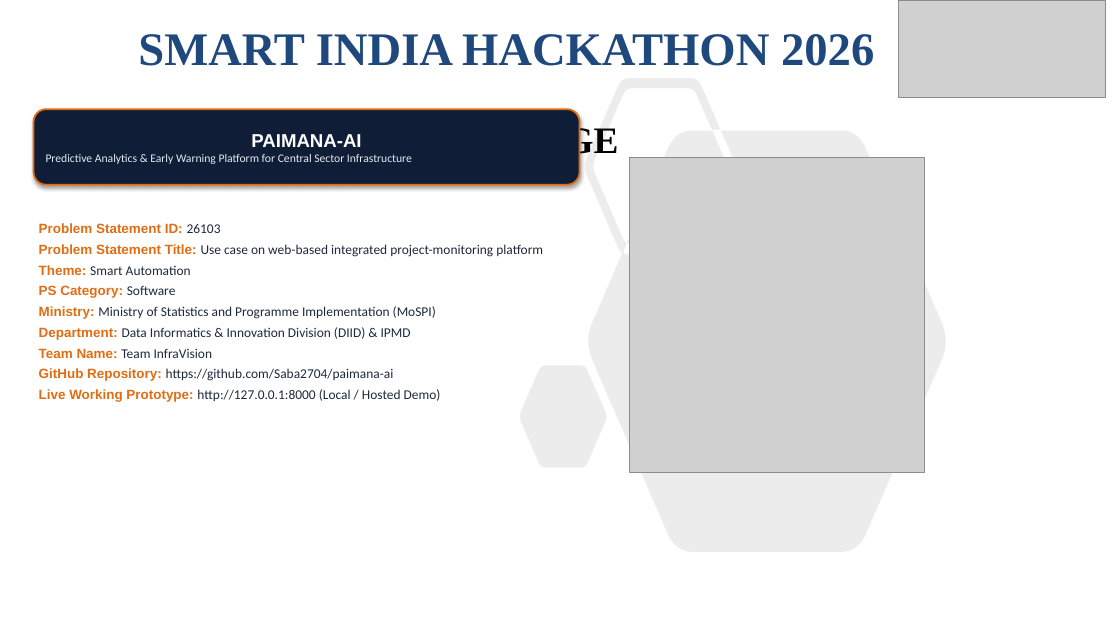
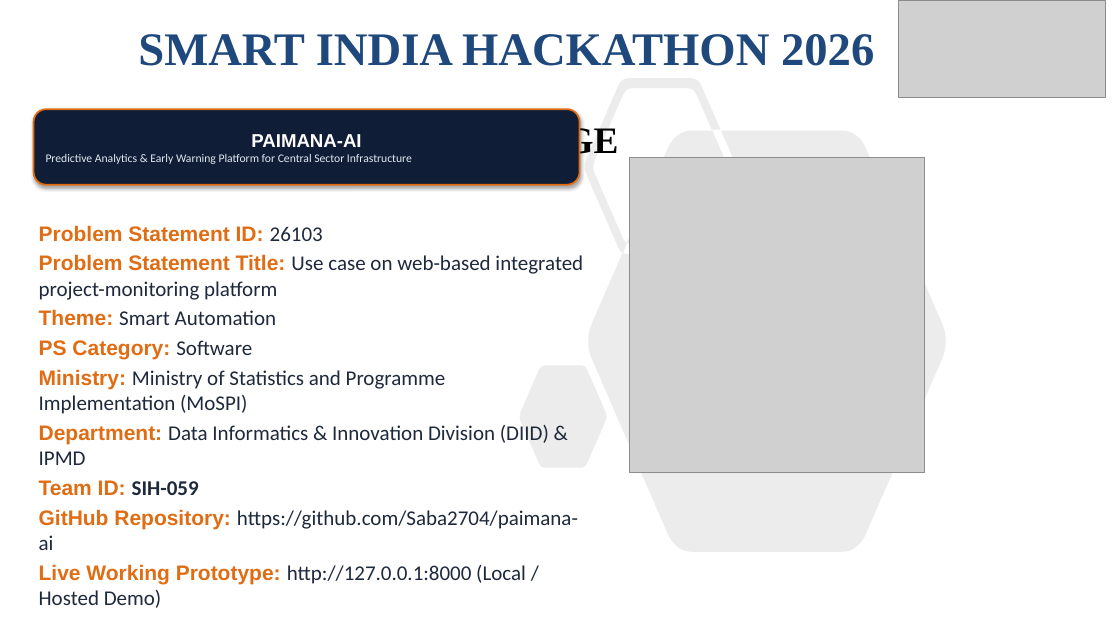
Before and after one commit to Saba2704/Paimana-AI, a slide deck: slide 1 of sih_submission/SIH_2026_Final_Submission_Visual_Architecture.pptx. Drawn at 1120x630 pixels with LibreOffice and Linux fonts; fonts in the diff are those of the drawing; grey boxes stand for pictures. Boxes give left, top, right and bottom in pixels: in the first picture for what was removed or moved away, otherwise in the second. Text is boxed around its words. In the diff, an @@ line names an element or a change of style, - is before the commit and + after.

Commit message:
Update working repository at D:\paimana-ai

```diff
--- a/sih_submission/SIH_2026_Final_Submission_Visual_Architecture.pptx
+++ b/sih_submission/SIH_2026_Final_Submission_Visual_Architecture.pptx
@@ text at box(39, 225, 583, 608): size 11.5 to 18 pt @@
@@ text at box(39, 480, 199, 496): text changed; size 11.5 to 18 pt; font Calibri to Arial; text colour #1E293B to #E06D14; bold on @@
-Team Name: Team InfraVision
+Team ID: SIH-059
```
Also in this commit, not shown: 5 other slides changed, 1 slide removed, 3 other files.
